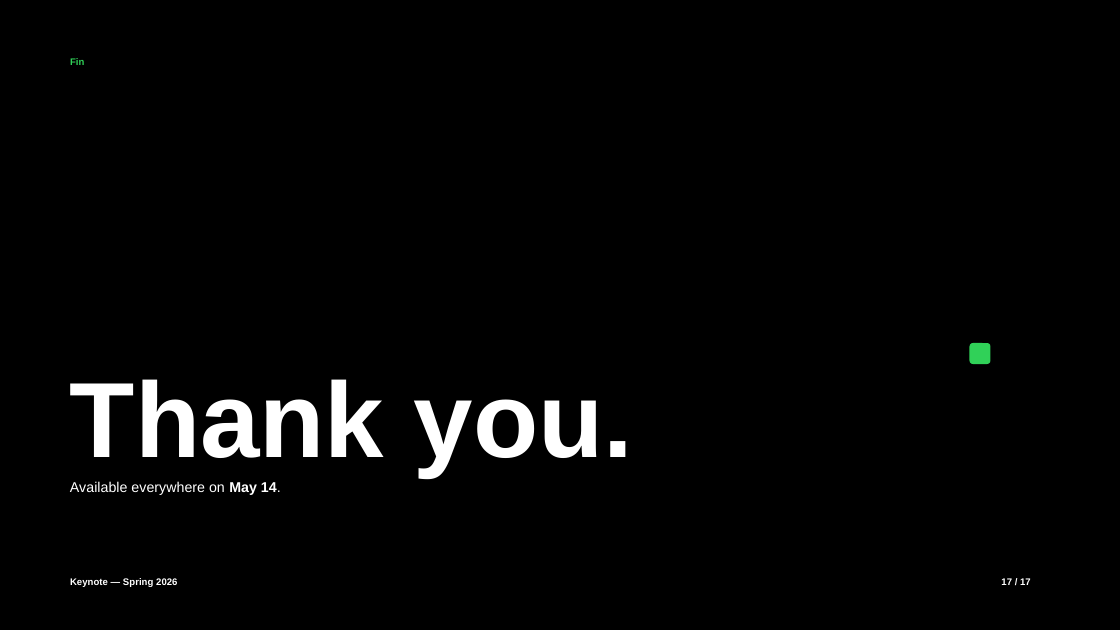
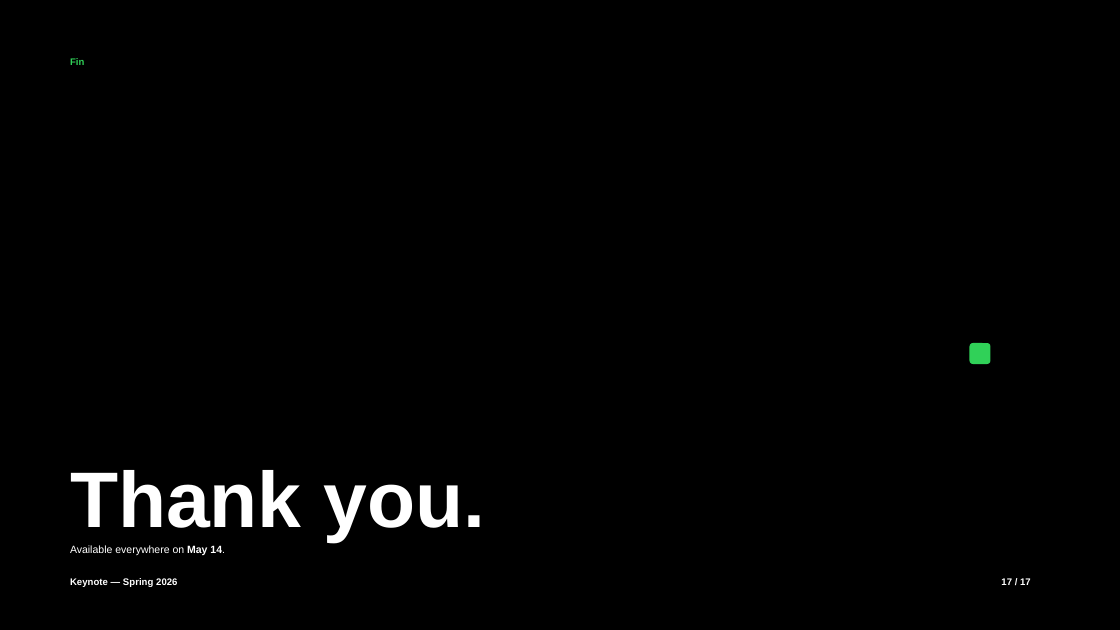
Before and after one commit to vamsiramakrishnan/pixelpitch, a slide deck: slide 14 of _bench/corpus/divergent-deck.pptx. Drawn at 1120x630 pixels with LibreOffice and Linux fonts; fonts in the diff are those of the drawing. Boxes give left, top, right and bottom in pixels: in the first picture for what was removed or moved away, otherwise in the second. Text is boxed around its words. In the diff, an @@ line names an element or a change of style, - is before the commit and + after.

```diff
--- a/_bench/corpus/divergent-deck.pptx
+++ b/_bench/corpus/divergent-deck.pptx
@@ text "Thank you.": place and size @@
-text "Thank you." at [70,379,633,495]
+text "Thank you." at [70,470,485,555]
@@ text "Thank you." at [70,470,485,555]: size 91.5 to 67.5 pt in "Thank you."; size 12.2 to 9 pt in "Available everywhere on May 14." @@
```
Also in this commit, not shown: 32 other slides changed, 2 other files.
